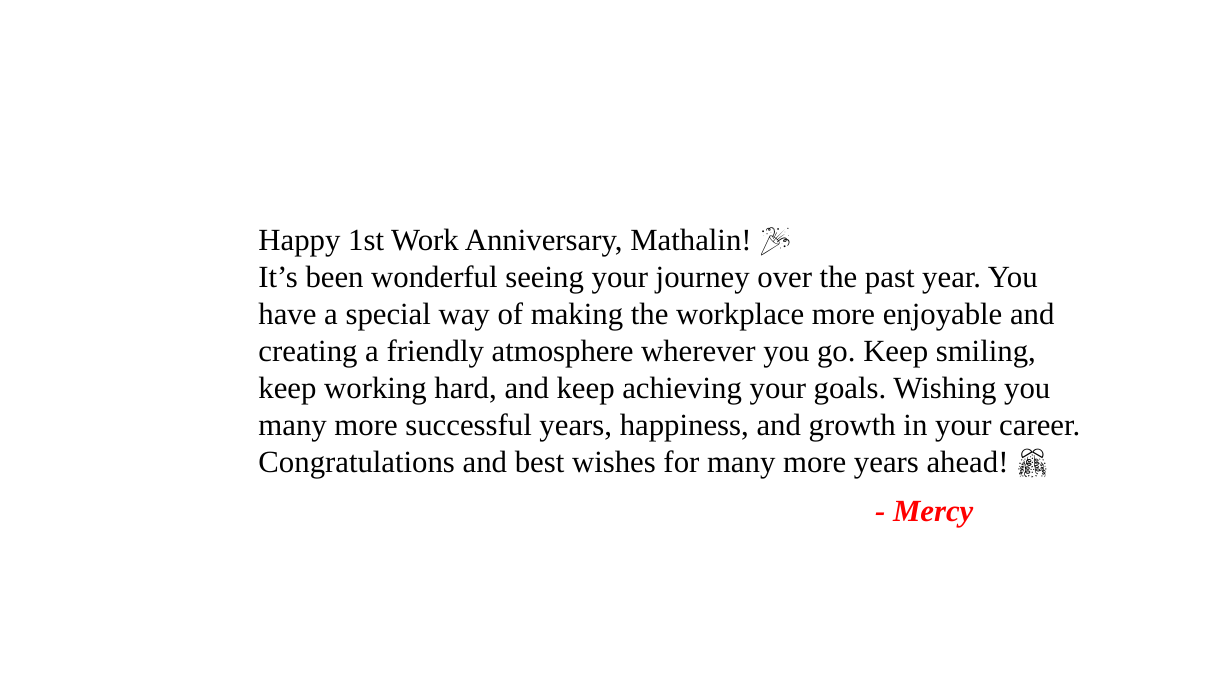
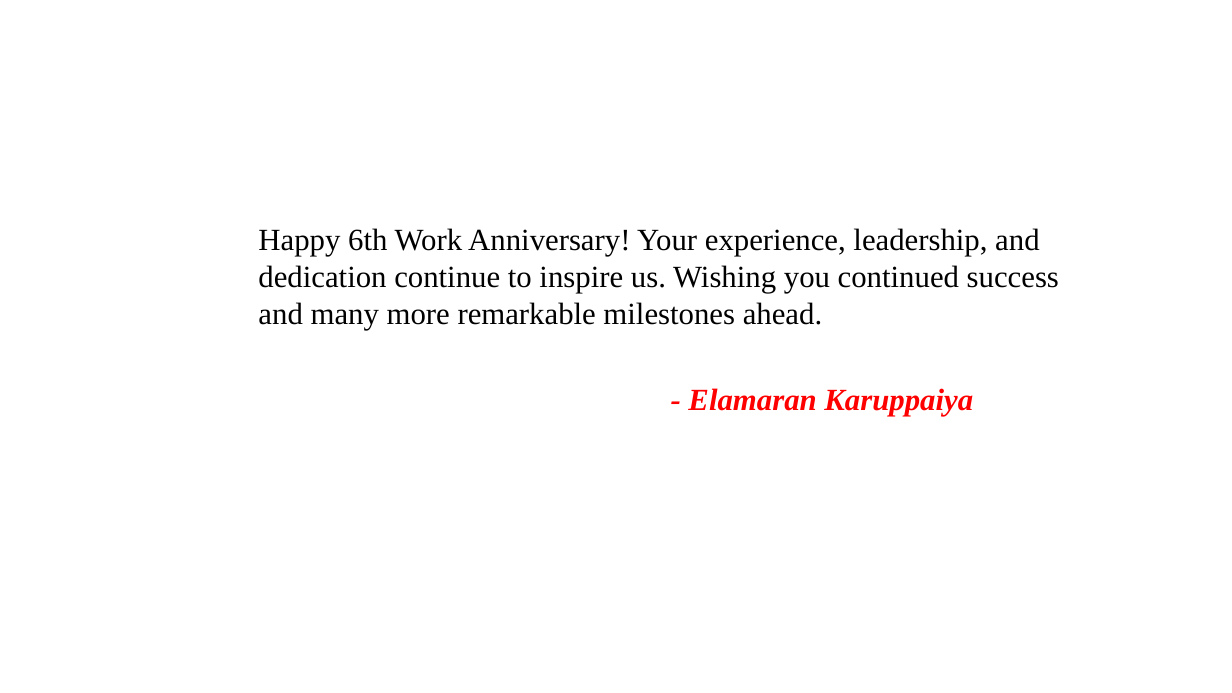
Before and after one commit to Joedharsic07/entrans-hr-hub-fullstack, a slide deck: slide 5 of entrans-hr-hub-backend/myproject/media/Final_Anniversary_Presentation.pptx. Drawn at 1232x693 pixels with LibreOffice and Linux fonts; fonts in the diff are those of the drawing; background and template pictures are left out. Boxes give left, top, right and bottom in pixels: in the first picture for what was removed or moved away, otherwise in the second. Text is boxed around its words. In the diff, an @@ line names an element or a change of style, - is before the commit and + after.

```diff
--- a/entrans-hr-hub-backend/myproject/media/Final_Anniversary_Presentation.pptx
+++ b/entrans-hr-hub-backend/myproject/media/Final_Anniversary_Presentation.pptx
@@ text at (258,228,1059,325): text changed @@
-Happy 1st Work Anniversary, Mathalin! 🎉
-It’s been wonderful seeing your journey over the past year. You have a special way of making the workplace more enjoyable and creating a friendly atmosphere wherever you go. Keep smiling, keep working hard, and keep achieving your goals. Wishing you many more successful years, happiness, and growth in your career.
-Congratulations and best wishes for many more years ahead! 🎊
+Happy 6th Work Anniversary! Your experience, leadership, and dedication continue to inspire us. Wishing you continued success and many more remarkable milestones ahead.
@@ text at (688,388,973,416): text changed @@
-- Mercy
+- Elamaran Karuppaiya
```
Also in this commit, not shown: 8 other slides changed, 2 slides added, 2 slides removed, 28 other files.
